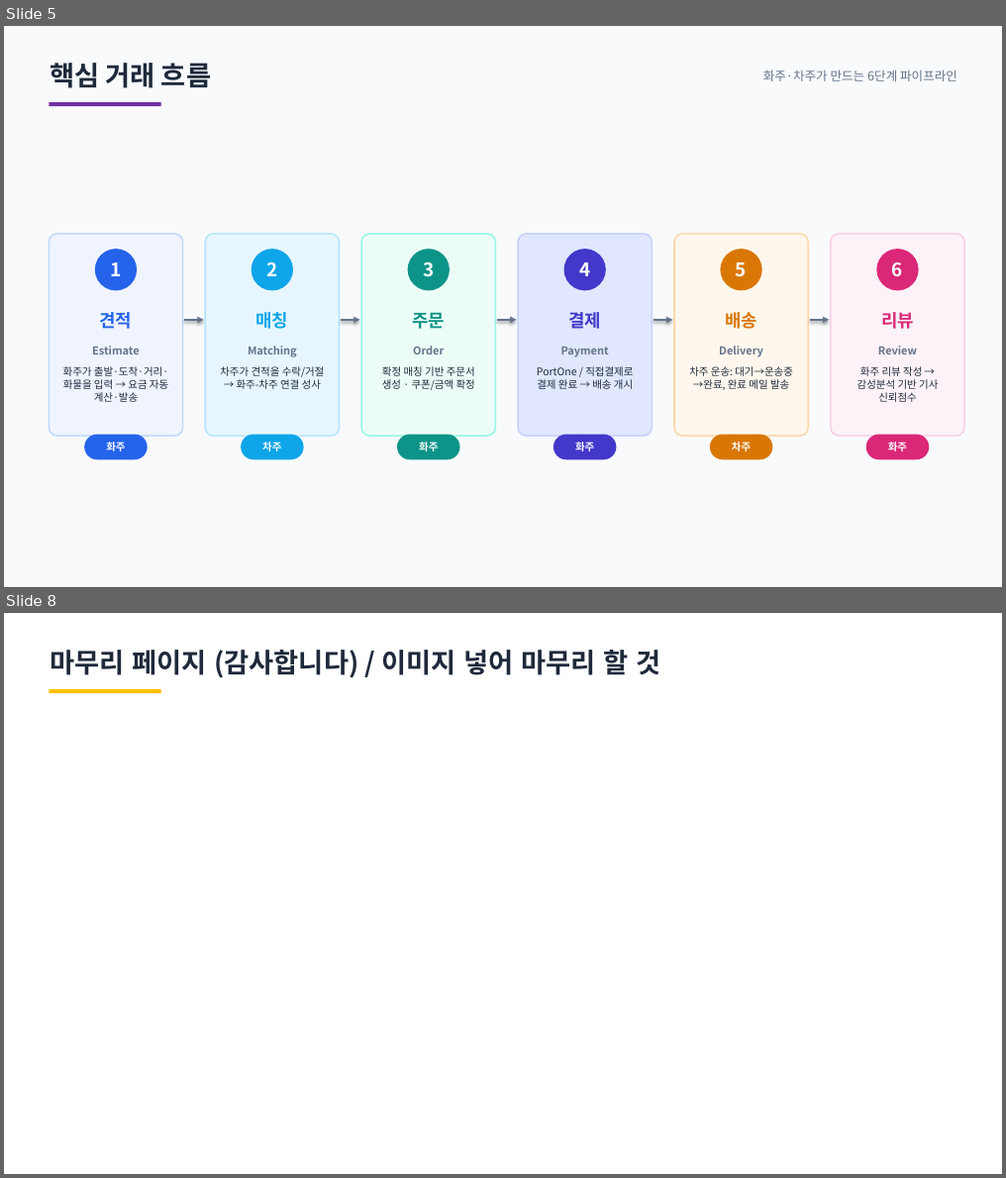
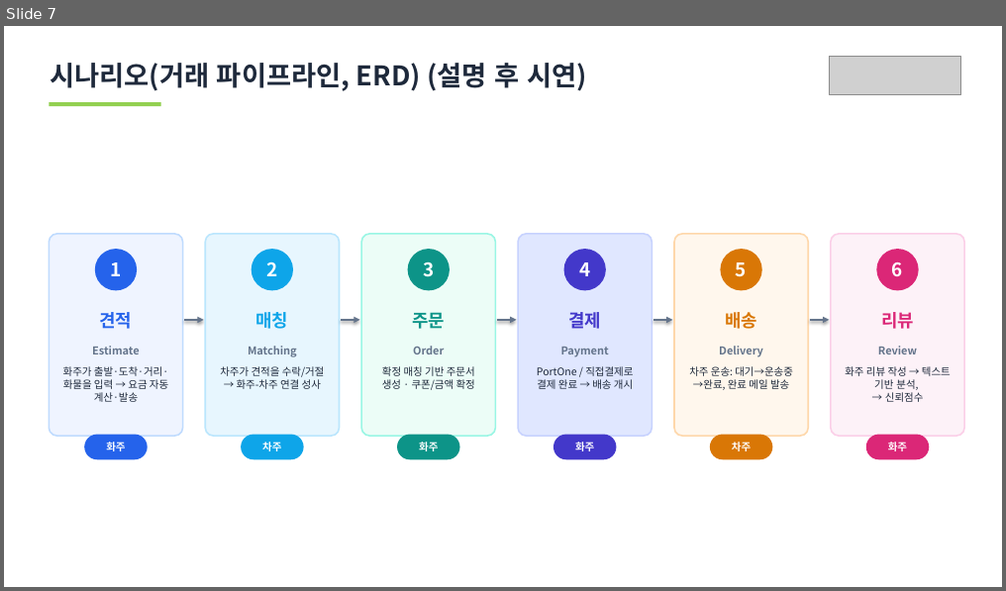
Before and after one commit to cjc0623/Real_Pro, a slide deck: FirstRoad.pptx. Shown one above the other, each under a label of ours: slides 5 and 8 before the commit, slide 7 after it; the slides between them are not shown. The pictures are 1006x1178 and 1006x591 pixels, drawn with LibreOffice and Linux fonts; fonts in the diff are those of the drawing; grey boxes stand for pictures. Boxes give left, top, right and bottom in pixels: in the first picture for what was removed or moved away, otherwise in the second. Text is boxed around its words. In the diff, an @@ line names an element or a change of style, - is before the commit and + after.

```diff
--- a/FirstRoad.pptx
+++ b/FirstRoad.pptx
@@ slide 8 removed at [4, 613, 1002, 1174], background #FFFFFF @@
@@ text removed at [50, 650, 660, 678] @@
-마무리 페이지 (감사합니다) / 이미지 넣어 마무리 할 것
@@ rectangle removed at [49, 689, 161, 694] @@
@@ what was slide 5 is now slide 7 @@
@@ slide 7 changed as well @@
@@ rectangle removed at [4, 26, 1002, 587] @@
@@ text at [50, 63, 587, 91]: text changed @@
-핵심 거래 흐름
+시나리오(거래 파이프라인, ERD) (설명 후 시연)
@@ text removed at [763, 70, 957, 81] @@
-화주·차주가 만드는 6단계 파이프라인
@@ picture added at [830, 56, 960, 95] @@
@@ rectangle at [49, 102, 161, 107]: fill #7030A0 to #92D050 @@
@@ text at [845, 367, 950, 402]: text changed @@
-화주 리뷰 작성 → 감성분석 기반 기사 신뢰점수
+화주 리뷰 작성 → 텍스트 기반 분석,
+→ 신뢰점수
```
Also in this commit, not shown: 4 other slides changed, 8 slides added, 2 other slides removed, 26 other files.
